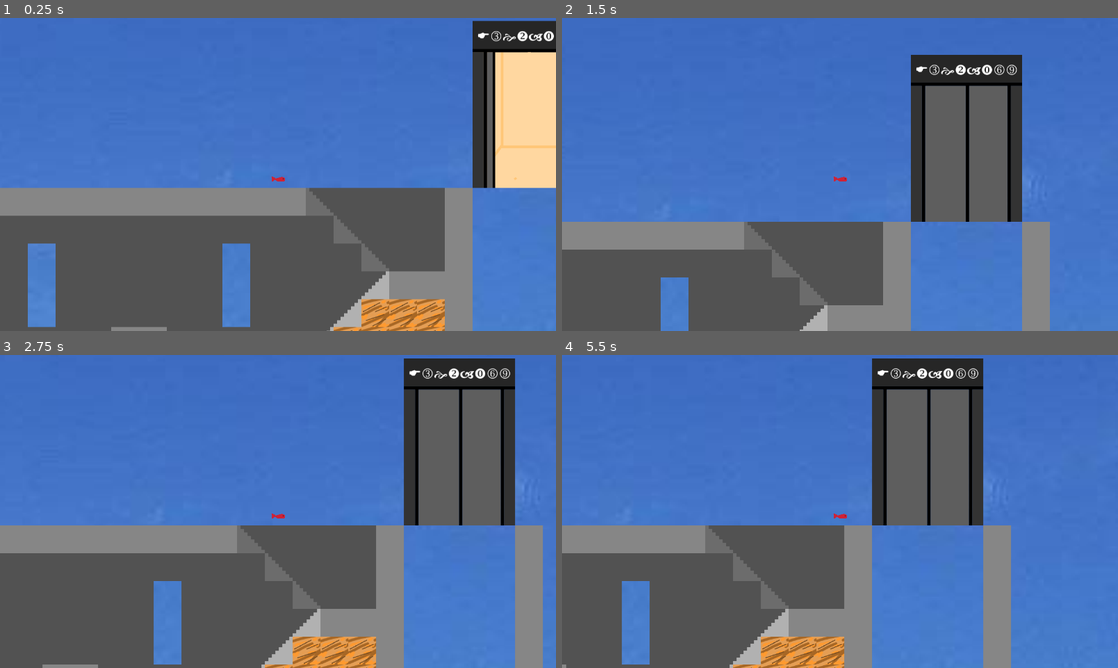
Above: before the commit, frames 1-4 (two rows, left to right).
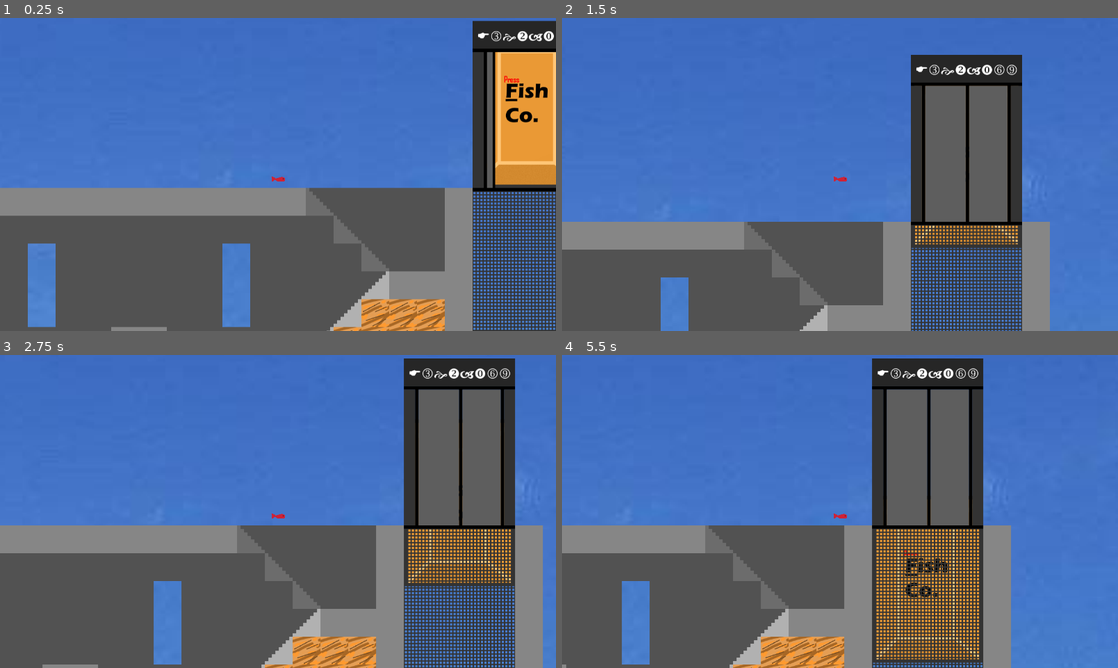
Above: after the commit, the same moments.

Repository: SweetFrontier/Fish
Game: Godot game, scene res://Scenes/Main.tscn
Same seed, same stepped clock (60 frames per second), same inputs: the game is played once before the commit and once after it.
Inputs (mouse positions are in pixels of both pictures, inside the frame that each line leads up to):
- Up to frame 1 (0.25 s): no input
- Up to frame 2 (1.5 s): tap Enter at 0.5 s; move the mouse to (962, 158) at 0.52 s; hold F 0.53-1.28 s; hold Right (ui_right) from 0.53 s (still down); click (962, 158) at 0.67 s; move the mouse to (728, 190) at 1.27 s; tap F at 1.35 s
- Up to frame 3 (2.75 s): move the mouse to (333, 442) at 2.02 s; release Right (ui_right) at 2.03 s; hold Left (ui_left) from 2.03 s (still down); hold F from 2.03 s (still down)
- Up to frame 4 (5.5 s): move the mouse to (812, 574) at 2.77 s; release Left (ui_left) at 2.78 s; release F at 2.78 s; hold Right (ui_right) 2.78-4.28 s; tap F at 2.85, 4.35 s; click (812, 574) at 2.92 s; move the mouse to (1006, 558) at 3.52 s; hold F 3.53-4.28 s; move the mouse to (673, 464) at 4.27 s; hold Left (ui_left) 4.28-5.03 s; move the mouse to (867, 511) at 5.02 s; hold Right (ui_right) from 5.03 s (still down); hold F from 5.03 s (still down); click (867, 511) at 5.17 s

The runs differ from the first frame. In frame 1, 10% of the frame differs, in the area x 85-100%, y 10-100%; in frame 2, 5.9%; in frame 3, 7.7%; in frame 4, 9.1%.

Commit message:
Elevator Visuals

Diff:
--- a/Scenes/Elevator.tscn
+++ b/Scenes/Elevator.tscn
@@ -1,7 +1,8 @@
-[gd_scene load_steps=7 format=3 uid="uid://cveytbhngs47s"]
+[gd_scene load_steps=8 format=3 uid="uid://cveytbhngs47s"]
 
 [ext_resource type="Texture2D" uid="uid://byvoyu5r3lfxn" path="res://Art/ElevatorOpen.png" id="1_ym2or"]
 [ext_resource type="Script" path="res://Scripts/Elevator.gd" id="2_nhjnr"]
+[ext_resource type="Texture2D" uid="uid://qefo2eaojtou" path="res://Art/ElevatorBackground.png" id="3_2nvck"]
 
 [sub_resource type="RectangleShape2D" id="RectangleShape2D_lswfj"]
 size = Vector2(121, 312)
@@ -37,6 +38,7 @@
 script = ExtResource("2_nhjnr")
 
 [node name="TextureRect" type="TextureRect" parent="Elevator"]
+z_index = 1
 offset_right = 256.0
 offset_bottom = 384.0
 texture = ExtResource("1_ym2or")
@@ -46,6 +48,11 @@
 shape = SubResource("RectangleShape2D_lswfj")
 
 [node name="Blocker" type="StaticBody2D" parent="."]
+
+[node name="TextureRect" type="TextureRect" parent="Blocker"]
+offset_right = 40.0
+offset_bottom = 40.0
+texture = ExtResource("3_2nvck")
 
 [node name="BucketCollision" type="CollisionPolygon2D" parent="Blocker"]
 position = Vector2(30, 68)
--- a/Scenes/Main.tscn
+++ b/Scenes/Main.tscn
@@ -1,8 +1,9 @@
-[gd_scene load_steps=4 format=3 uid="uid://lcuk5mtg1ahs"]
+[gd_scene load_steps=5 format=3 uid="uid://lcuk5mtg1ahs"]
 
 [ext_resource type="PackedScene" uid="uid://c70j06kp51u3u" path="res://Scenes/TileMaps.tscn" id="1_d6tib"]
 [ext_resource type="PackedScene" uid="uid://cveytbhngs47s" path="res://Scenes/Elevator.tscn" id="2_4pedu"]
 [ext_resource type="PackedScene" uid="uid://2vy2j7iddkmf" path="res://Scenes/fish.tscn" id="2_48kp2"]
+[ext_resource type="Texture2D" uid="uid://dym5tiye8h3sr" path="res://Art/Grate.png" id="4_bboge"]
 
 [node name="Main" type="Node2D"]
 
@@ -16,3 +17,10 @@
 
 [node name="Elevator" parent="." instance=ExtResource("2_4pedu")]
 position = Vector2(2560, -2304)
+
+[node name="TextureRect" type="TextureRect" parent="."]
+z_index = 11
+offset_left = 2560.0
+offset_top = -1920.0
+offset_right = 2816.0
+texture = ExtResource("4_bboge")
Binary file added: Art/ElevatorBackground.png
Not shown, added: Art/ElevatorBackground.png.import
Binary file changed: Art/ElevatorOpen.png
Binary file added: Art/Grate.png
Not shown, added: Art/Grate.png.import
